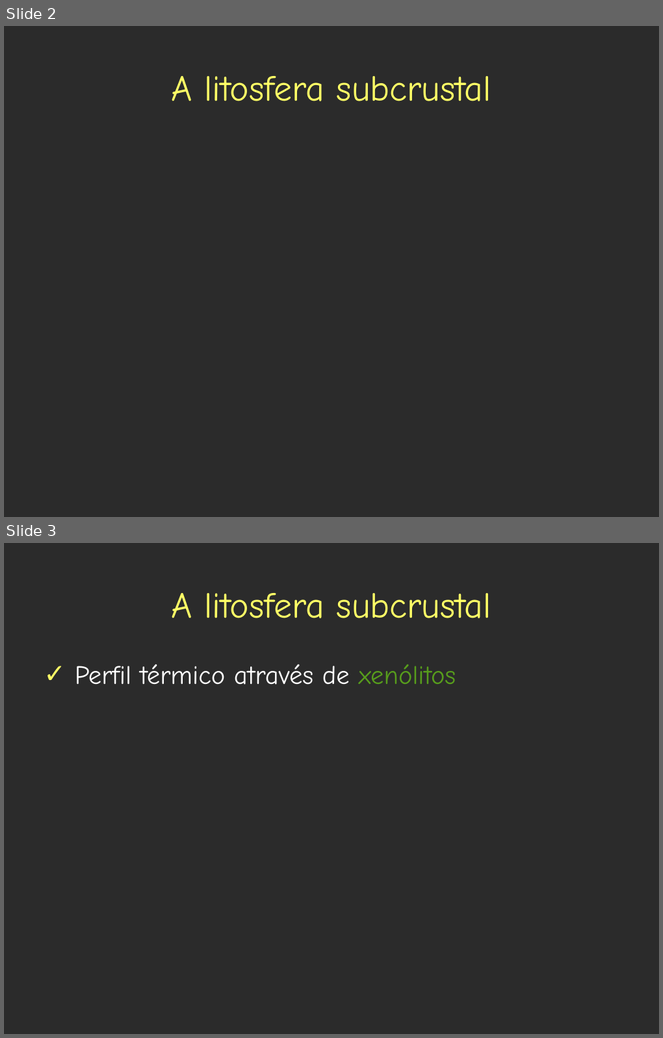
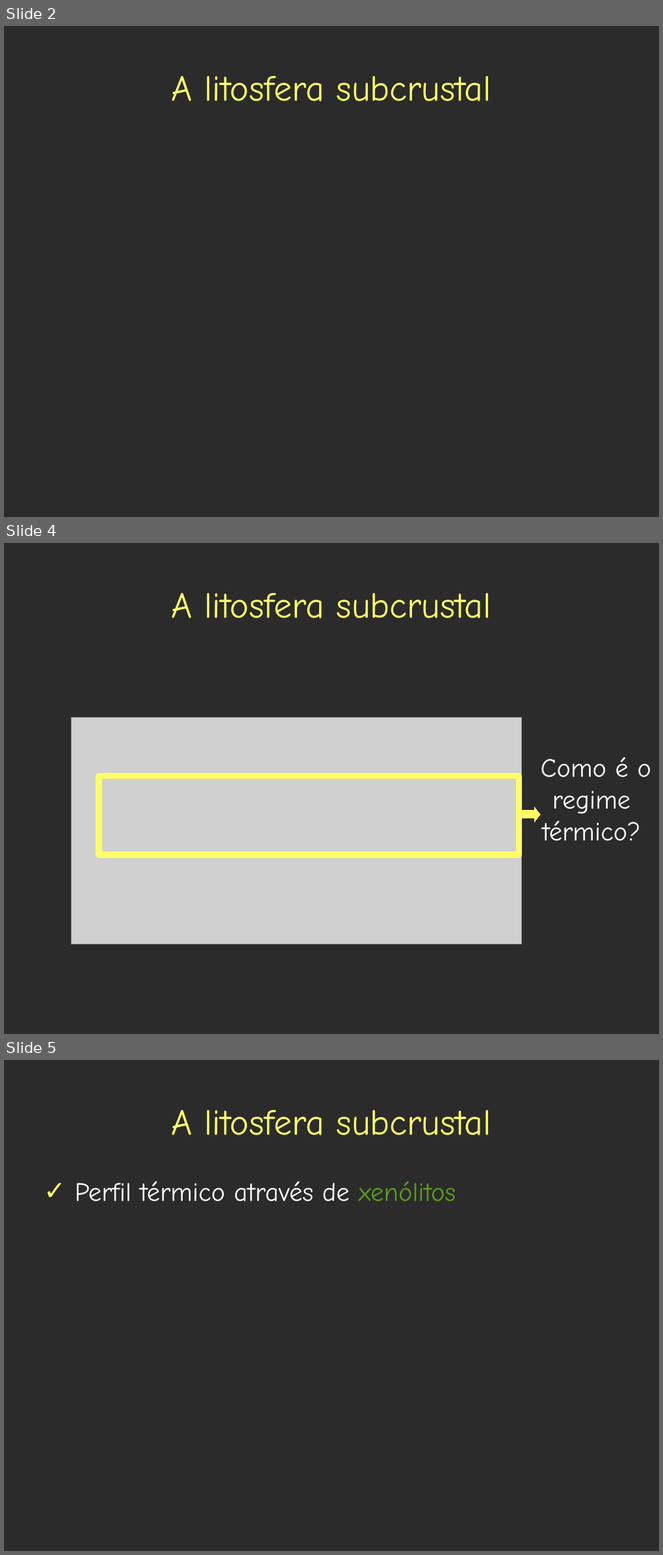
Before and after one commit to leouieda/geothermics, a slide deck: presentations/base_litosfera/estado_termico_lito_subcrustal.odp. Shown one above the other, each under a label of ours: slides 2 and 3 before the commit, slides 2, 4 and 5 after it; the slides between them are not shown. The pictures are 663x1038 and 663x1555 pixels, drawn with LibreOffice and Linux fonts; fonts in the diff are those of the drawing; grey boxes stand for pictures; background and template pictures are left out; a plain dark background stands for a picture behind light text. Boxes give left, top, right and bottom in pixels: in the first picture for what was removed or moved away, otherwise in the second. Text is boxed around its words. In the diff, an @@ line names an element or a change of style, - is before the commit and + after.

```diff
--- a/presentations/base_litosfera/estado_termico_lito_subcrustal.odp
+++ b/presentations/base_litosfera/estado_termico_lito_subcrustal.odp
@@ slide 4 added at [4,543,659,1034], background picture (left out) @@
@@ title added at [171,593,492,618], 44 pt, text #FFFF66 @@
+A litosfera subcrustal
@@ picture added at [71,718,522,944] @@
@@ text added at [541,757,651,841], 32 pt, text #FFFFFF @@
+Como é o regime térmico?
@@ rectangle added at [99,776,519,855], outline #FFFF66 7.2 pt @@
@@ down arrow added at [518,808,541,822], fill #FFFF66, outline #FFFF66 0 pt @@
@@ what was slide 3 is now slide 5 @@
```
Also in this commit, not shown: 3 slides changed, 24 other slides added, 23 other files.
